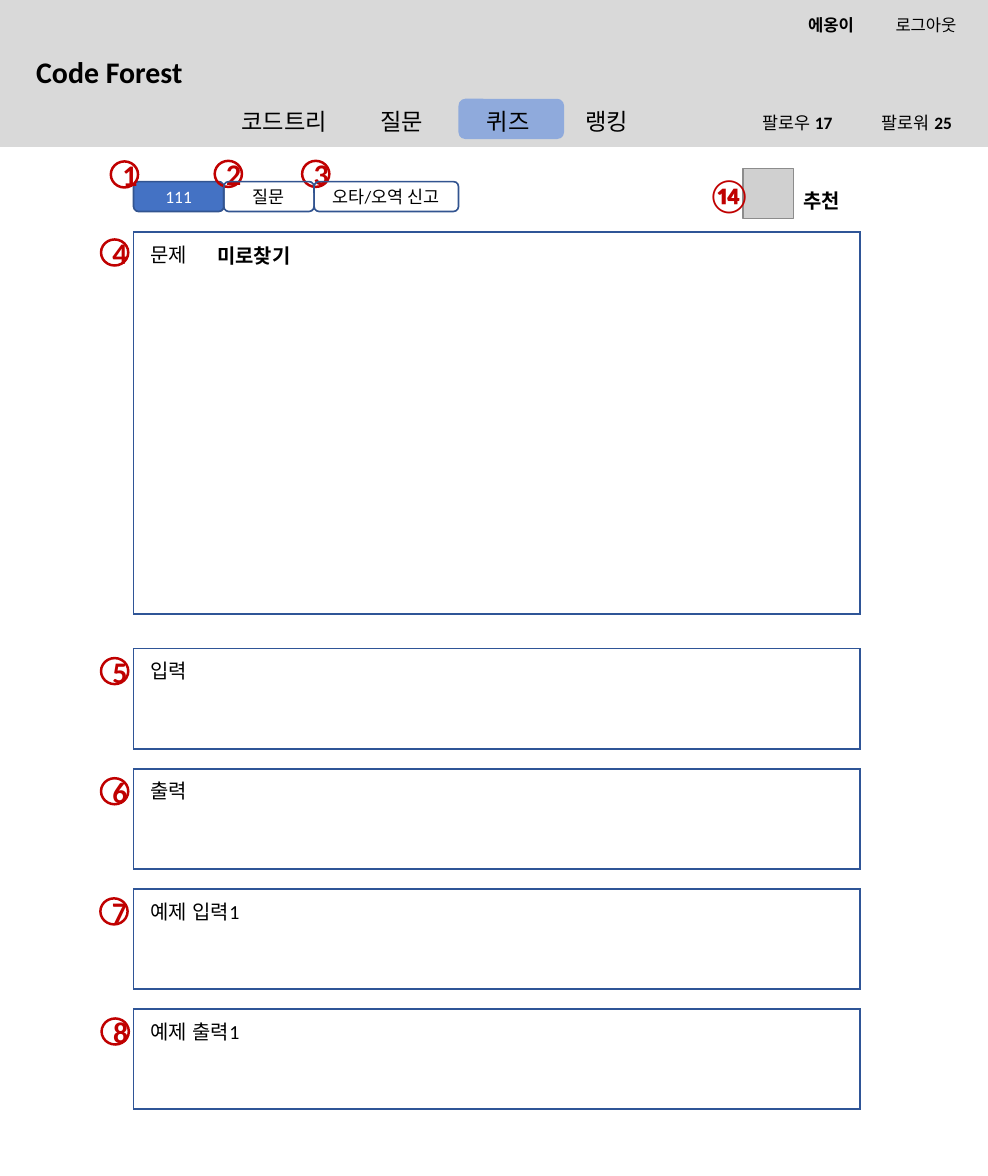
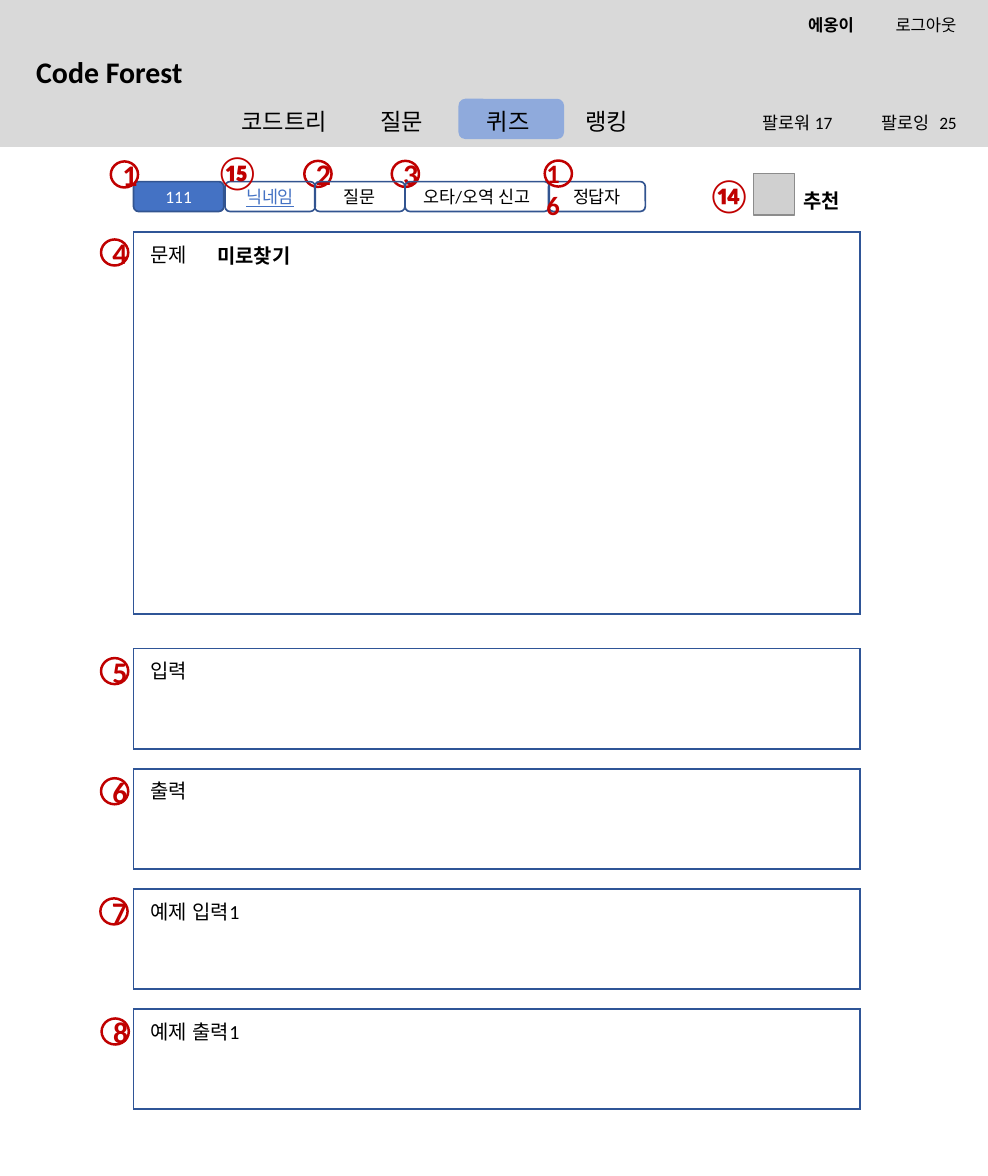
Before and after one commit to btcdd/document, a slide deck: slide 15 of 스토리보드.pptx (slide 5 before the commit). Drawn at 988x1176 pixels with LibreOffice and Linux fonts; fonts in the diff are those of the drawing; grey boxes stand for pictures; background and template pictures are left out. Boxes give left, top, right and bottom in pixels: in the first picture for what was removed or moved away, otherwise in the second. Text is boxed around its words. In the diff, an @@ line names an element or a change of style, - is before the commit and + after.

```diff
--- a/스토리보드.pptx
+++ b/스토리보드.pptx
@@ text at <box>762,114,957,131</box>: text changed @@
-팔로우 17 팔로워 25
+팔로워 17 팔로잉 25
@@ text added at <box>215,157,259,193</box>, 20 pt, text #C00000, bold @@
+⑮
@@ text added at <box>534,152,578,196</box>, 16 pt, text #C00000, bold @@
+16
@@ ellipse added at <box>545,160,572,186</box>, outline #C00000 1.5 pt @@
@@ picture: place and size @@
-picture at <box>743,168,793,219</box>
+picture at <box>753,173,794,215</box>
@@ rounded rectangle added at <box>225,182,315,211</box>, outline #325491 1 pt, 10.5 pt, text #4472C4, underline @@
+닉네임
@@ 2 ellipses, 2 rounded rectangles: place and size @@
-2 ellipses, 2 rounded rectangles at <box>215,161,459,211</box>
+2 ellipses, 2 rounded rectangles at <box>305,161,550,211</box>
@@ rounded rectangle added at <box>548,182,645,211</box>, outline #325491 1 pt, 10.5 pt, text #000000 @@
+정답자
```
Also in this commit, not shown: 10 other slides changed, 21 slides added, 2 slides removed.
